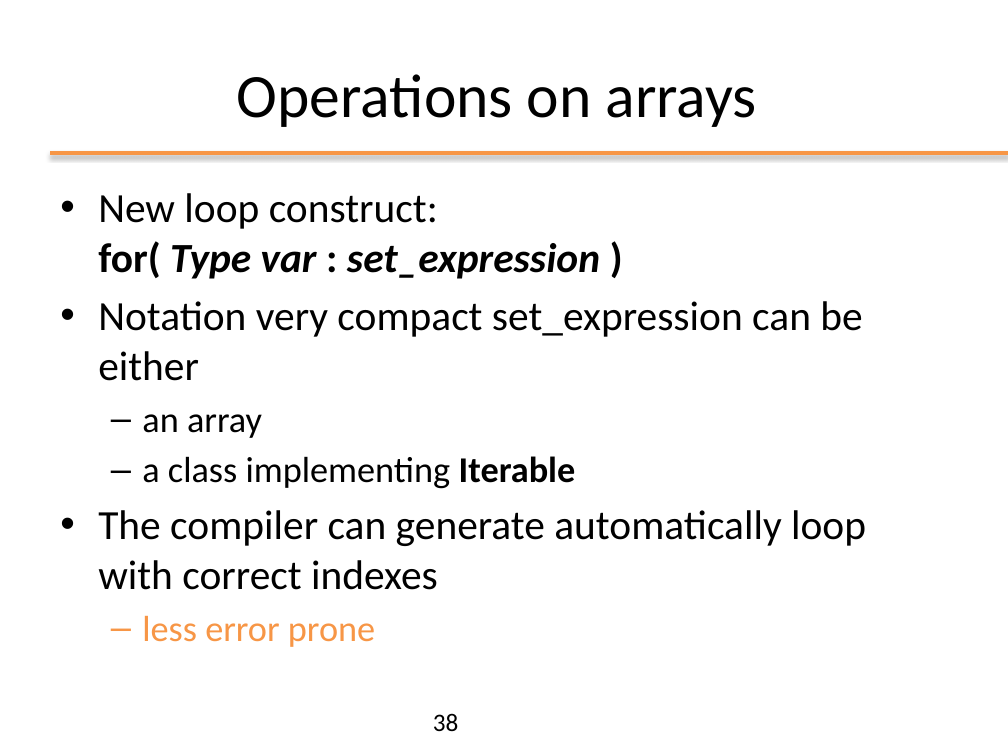
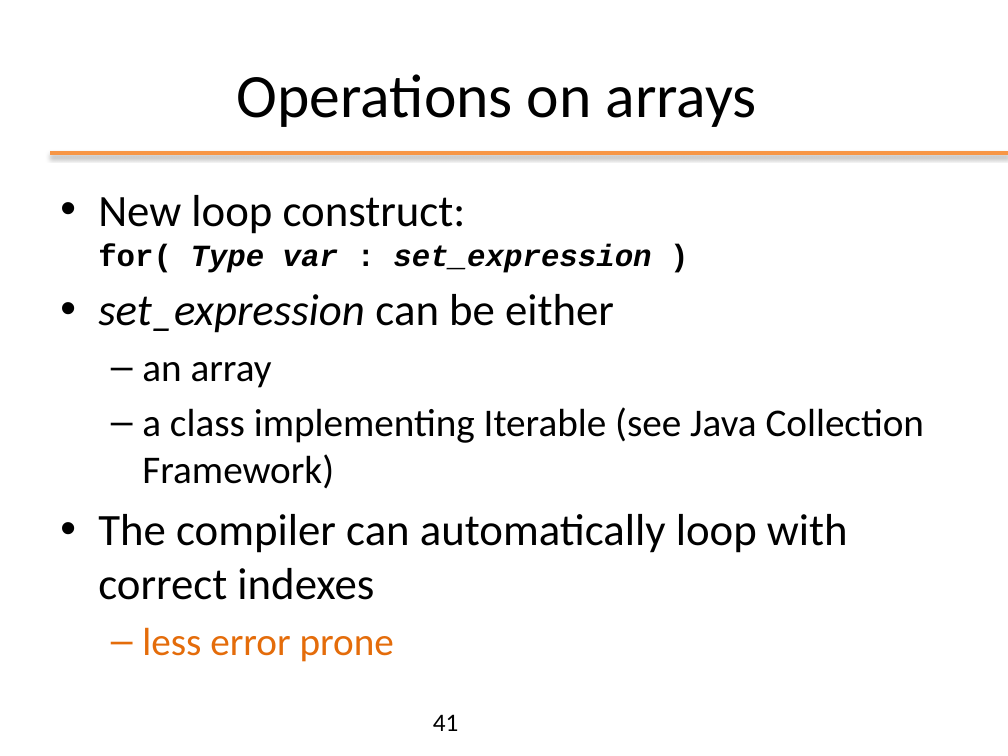
Before and after one commit to matt498/ooprogramming, a slide deck: slide 41 of slides/ppt/02_OOP_Basics.pptx (slide 38 before the commit). Drawn at 1008x756 pixels with LibreOffice and Linux fonts; fonts in the diff are those of the drawing; background and template pictures are left out. Boxes give left, top, right and bottom in pixels: in the first picture for what was removed or moved away, otherwise in the second. Text is boxed around its words. In the diff, an @@ line names an element or a change of style, - is before the commit and + after.

```diff
--- a/slides/ppt/02_OOP_Basics.pptx
+++ b/slides/ppt/02_OOP_Basics.pptx
@@ text at box(98, 195, 651, 662): size 29.6 to 32 pt in "New loop construct:"; size 29.6 to 22 pt, font Calibri to Courier New in "for( Type var : set_expression )"; size 25.9 to 28 pt in "an array", "less error prone"; text colour #F79646 to #E46C0A in "less error prone"; less space between paragraphs @@
@@ text at box(98, 294, 614, 333): text changed; size 29.6 to 32 pt; italic on @@
-• Notation very compact set_expression can be either
+• set_expression can be either
@@ text at box(98, 407, 925, 600): text changed; size 29.6 to 28 pt @@
-  – a class implementing Iterable
-• The compiler can generate automatically loop with correct indexes
+  – a class implementing Iterable (see Java Collection Framework)
+• The compiler can automatically loop with correct indexes
@@ page number at box(433, 714, 459, 731): text changed @@
-38
+41
```
Also in this commit, not shown: 38 other slides changed, 5 slides added, 2 slides removed, 16 other files.
